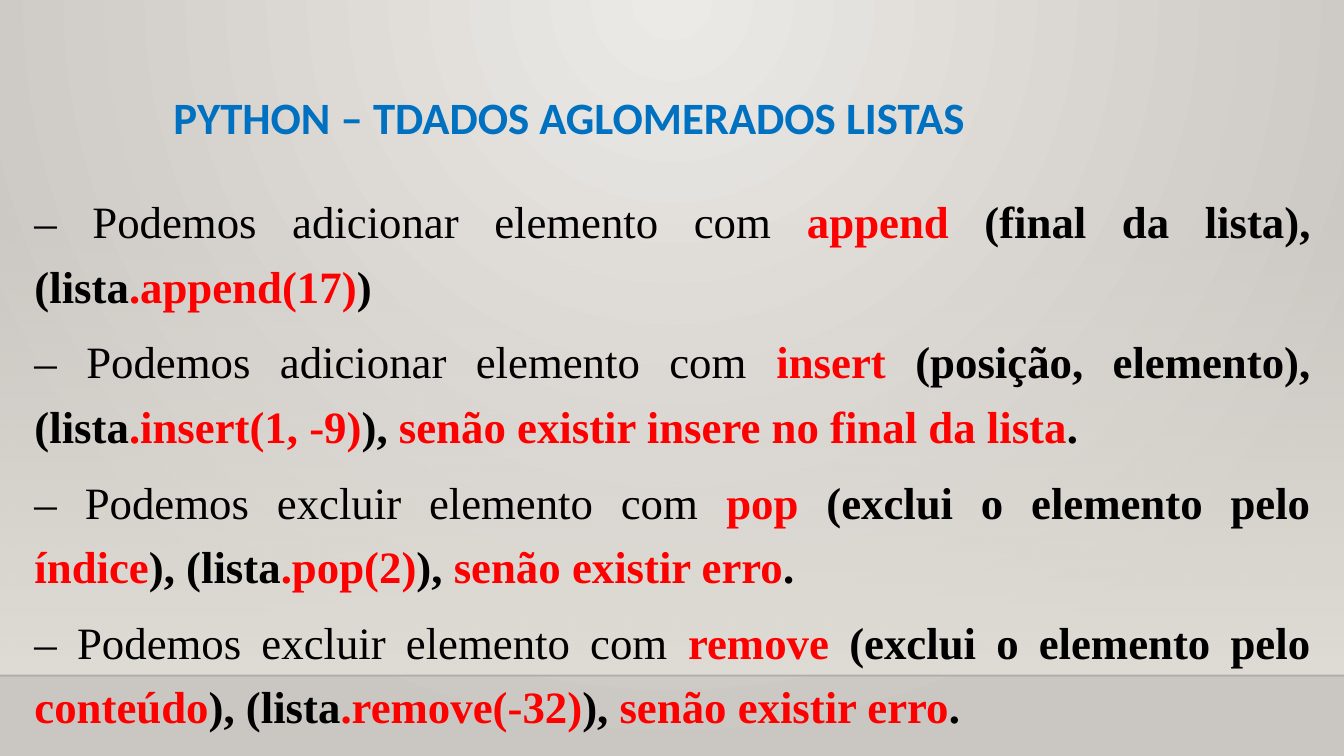
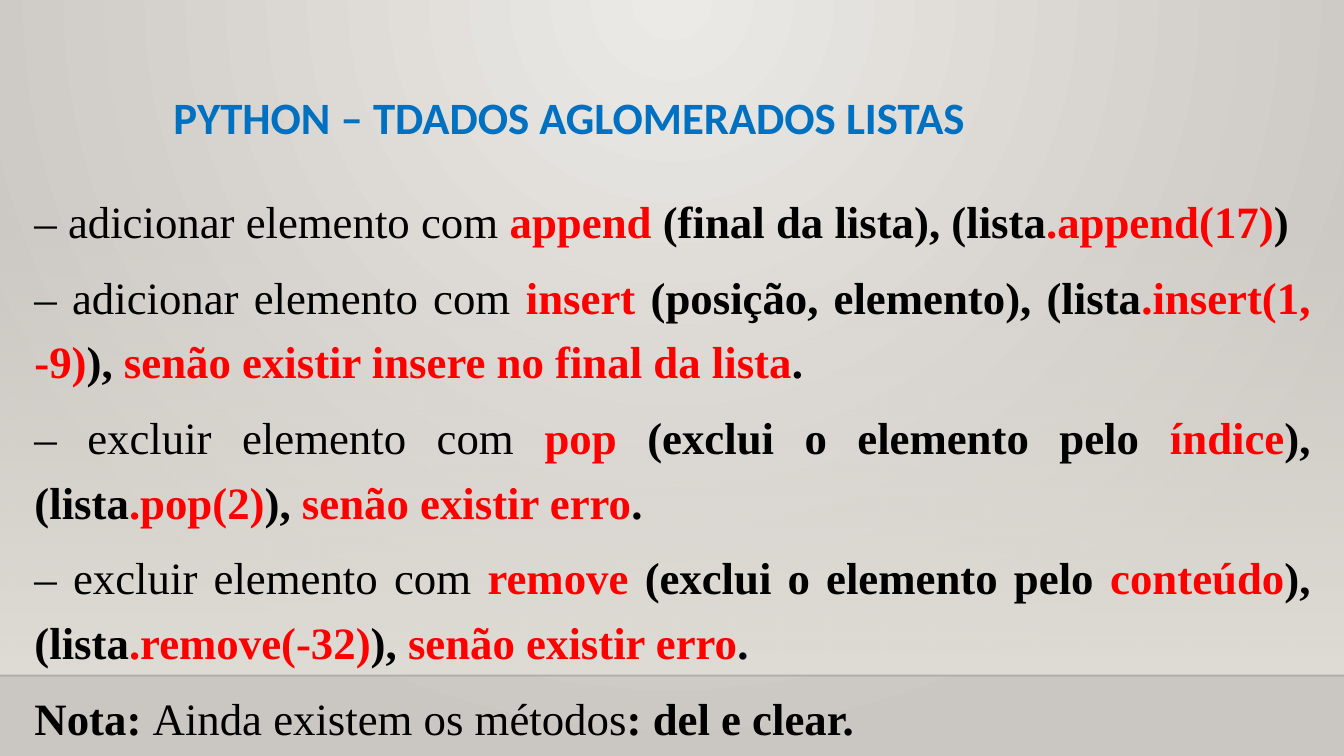
Before and after one commit to CloudEducationBrazil/WydenUniRuyPythonRAD, a slide deck: slide 6 of 01 Classes/Aula 07 RAD Python - Tipos de Dados Aglomerados.pptx. Drawn at 1344x756 pixels with LibreOffice and Linux fonts; fonts in the diff are those of the drawing; background and template pictures are left out. Boxes give left, top, right and bottom in pixels: in the first picture for what was removed or moved away, otherwise in the second. Text is boxed around its words. In the diff, an @@ line names an element or a change of style, - is before the commit and + after.

Commit message:
Aula 07 Python 22092022

```diff
--- a/01 Classes/Aula 07 RAD Python - Tipos de Dados Aglomerados.pptx
+++ b/01 Classes/Aula 07 RAD Python - Tipos de Dados Aglomerados.pptx
@@ text at [34,206,1311,736]: text changed @@
-– Podemos adicionar elemento com append (final da lista), (lista.append(17))
-– Podemos adicionar elemento com insert (posição, elemento), (lista.insert(1, -9)), senão existir insere no final da lista.
-– Podemos excluir elemento com pop (exclui o elemento pelo índice), (lista.pop(2)), senão existir erro.
-– Podemos excluir elemento com remove (exclui o elemento pelo conteúdo), (lista.remove(-32)), senão existir erro.
+– adicionar elemento com append (final da lista), (lista.append(17))
+– adicionar elemento com insert (posição, elemento), (lista.insert(1, -9)), senão existir insere no final da lista.
+– excluir elemento com pop (exclui o elemento pelo índice), (lista.pop(2)), senão existir erro.
+– excluir elemento com remove (exclui o elemento pelo conteúdo), (lista.remove(-32)), senão existir erro.
+Nota: Ainda existem os métodos: del e clear.
```
Also in this commit, not shown: 1 other slide changed.
